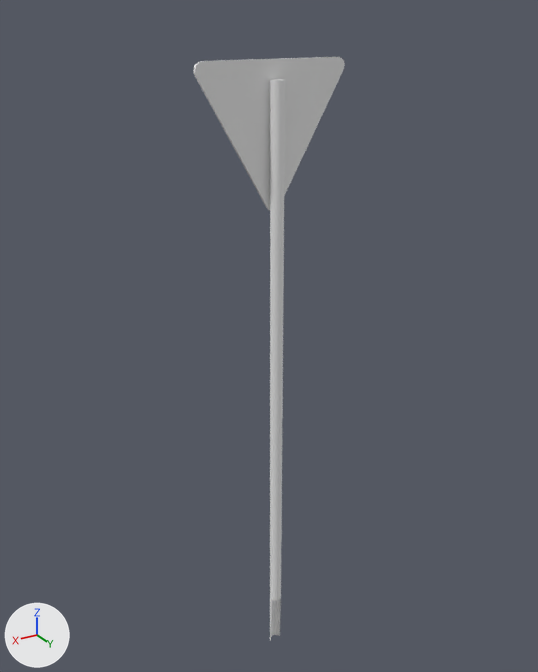
Before and after pictures for a commit that changed the OBJ model signs/de/models/export/de_yield_road_sign.obj.
Camera for both pictures: a camera (50 mm lens) standing at (1.88, 3.09, 2.97) and looking at (-0.03, -0.09, 1.38). The axes (+X, +Y, +Z) are drawn at lower left. The lights are the same throughout. Where no turn or scale is listed for an object, it has been applied to the vertices.

Names of what the first picture shows: 'yield_de_yield_road_sign'.
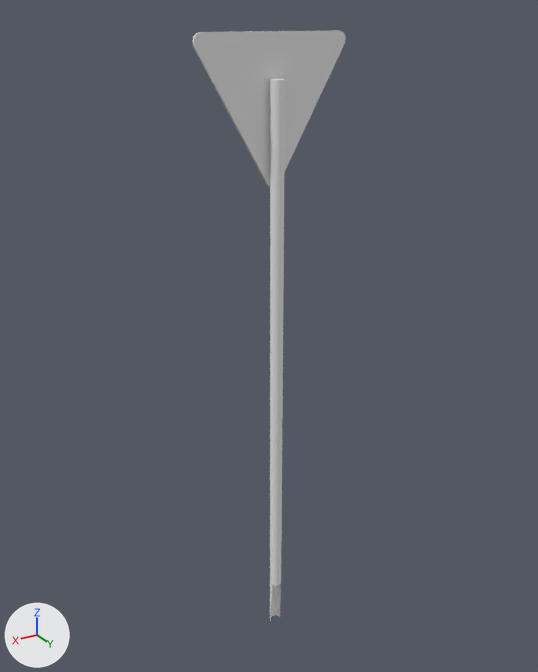
Changed parts and their boxes [x1, y1, x2, y2] in the pictures (538 x 672 px; the box of a moved part takes in the faces that stretch with it):
'yield_de_yield_road_sign', reshaped
    before: [193, 57, 345, 641]
    after: [192, 30, 346, 621]
part 1 of me_yield_de_yield_road_sign, moved or reshaped
    before: [193, 57, 345, 210]
    after: [192, 30, 346, 187]
part 2 of me_yield_de_yield_road_sign, moved or reshaped
    before: [270, 80, 285, 641]
    after: [270, 79, 285, 621]

What the commit changed:
me_yield_de_yield_road_sign has 62 vertices, 34 faces and spans x -0.4..0.4, y -0.02..0.06, z -0.66..2.79.
me_yield_de_yield_road_sign is used by ob_yield_de_yield_road_sign; location (0.0, 0.0, 0.0).
me_yield_de_yield_road_sign part 1: the loose piece of 30 vertices spanning x -0.4..0.4, y -0.02..-0.01, z 2.08..2.79 is moved by (0.0, 0.0, 0.12).
me_yield_de_yield_road_sign part 2: all 16 vertices in x -0.03..0.03, y -0.01..0.06, z -0.66..-0.32 are scaled about their middle by (1, 1, 0.873), then moved by (0.0, 0.0, 0.14).
